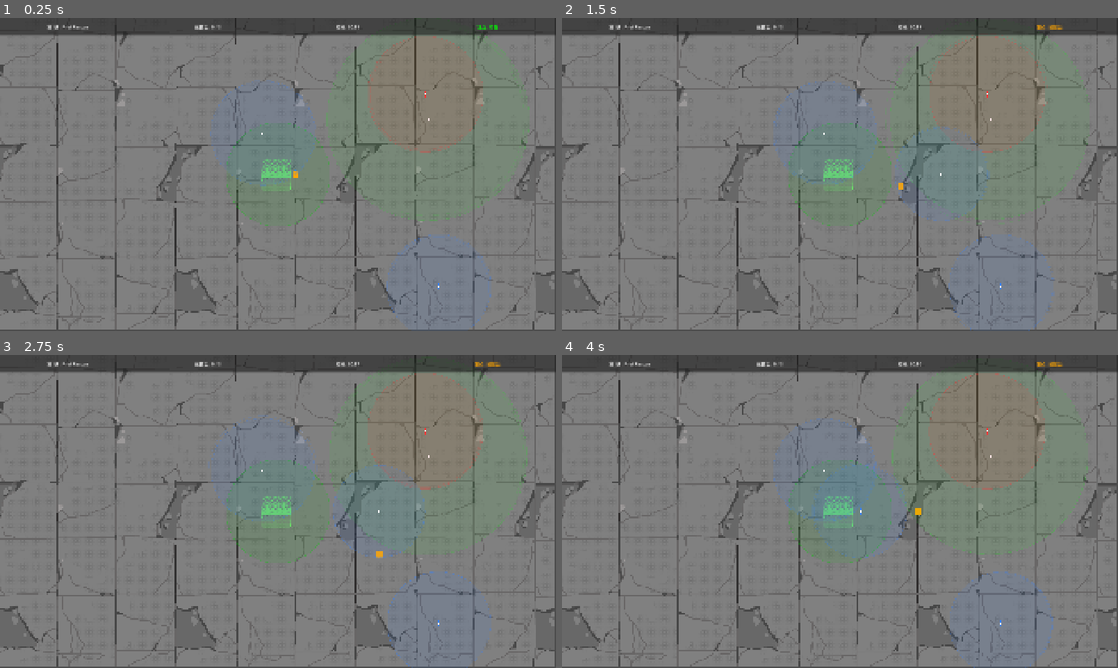
Above: before the commit, frames 1-4 (two rows, left to right).
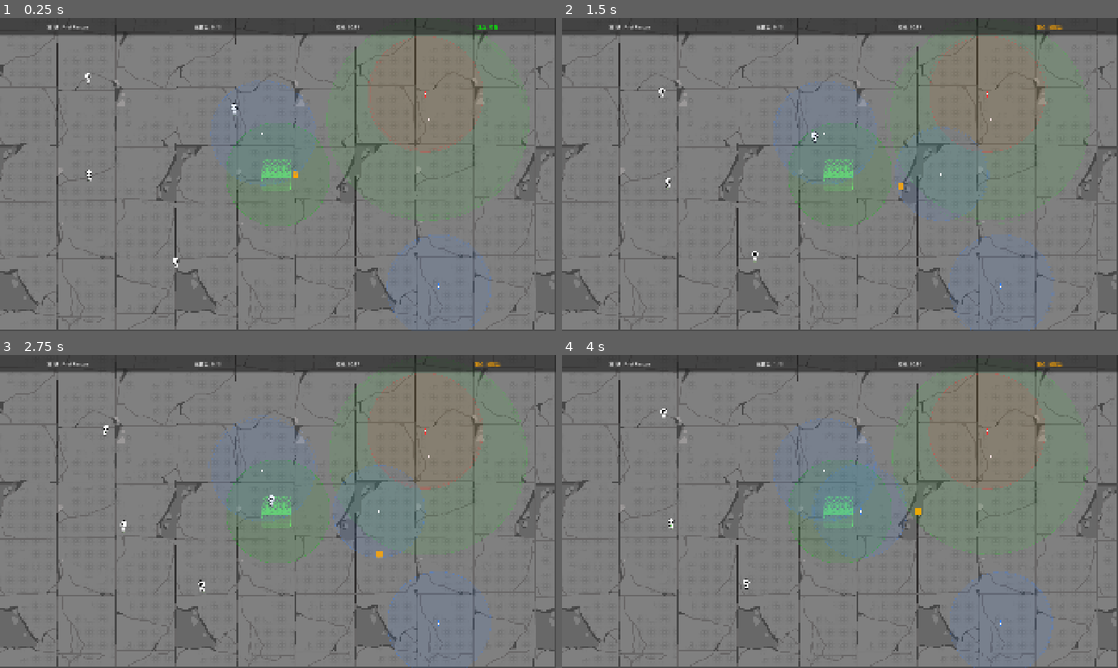
Above: after the commit, the same moments.

Repository: kunk70352-png/Safe-Anchor
Game: Godot game, scene res://src/main/main.tscn
The game is run twice, just before and just after one commit, with the same random seed, the same clock (stepped at 60 frames per second) and the same inputs.
Inputs:
- Up to frame 1 (0.25 s): no input
- Up to frame 2 (1.5 s): hold D (move_right) 0.53-1.28 s; tap Space (charge_throw) at 0.6, 1.35 s; hold S (move_down) from 1.28 s (still down)
- Up to frame 3 (2.75 s): release S (move_down) at 2.03 s; hold D (move_right) from 2.03 s (still down); tap Space (charge_throw) at 2.1 s
- Up to frame 4 (4 s): release D (move_right) at 2.78 s; hold W (move_up) 2.78-3.53 s; tap Space (charge_throw) at 2.85, 3.6 s; hold A (move_left) from 3.53 s (still down)

The runs differ from the first frame. In frame 1, 0.1% of the frame differs, in the area x 15-43%, y 17-81%; in frame 2, 0.1%; in frame 3, 0.1%, in the area x 18-50%, y 22-76%; in frame 4, less than 0.1%.
Error before the commit: Parse Error: Could not find type "RangeAnchor" in the current scope. (res://src/refugee/refugee.gd:143)
Error after the commit: Invalid call. Nonexistent 'float' constructor. (res://src/refugee/refugee.gd:140)

Commit message:
修复RangeAnchor引用和残留文件

Diff:
--- a/resources/default_anchor.tres
+++ b/resources/default_anchor.tres
@@ -8,5 +8,3 @@
 attraction_radius = 180.0
 shrink_speed = 0.5
 min_radius = 30.0
-speed_modifier = 0.0
-repel = false
--- a/src/refugee/refugee.gd
+++ b/src/refugee/refugee.gd
@@ -140,7 +140,7 @@
 			total_speed_mod += float(source.get("speed_modifier"))
 			if bool(source.get("repel")):
 				_repel_dir += (global_position - source.global_position).normalized()
-			if source is RangeAnchor:
+			if bool(source.get("repel")) == false and float(source.get("attraction_radius")) > 200:
 				_range_boost = maxf(_range_boost, 60.0)
 	_speed_boost = maxf(1.0 + total_speed_mod, 0.1)
 
Not shown: 1 places in resources/default_anchor.tres that only renumber resources
Not shown: 1 places in src/anchor/anchor_type1.tscn that only renumber resources
Not shown: 1 places in src/anchor/anchor_type2.tscn that only renumber resources
Not shown: 1 places in src/anchor/anchor_type3.tscn that only renumber resources
